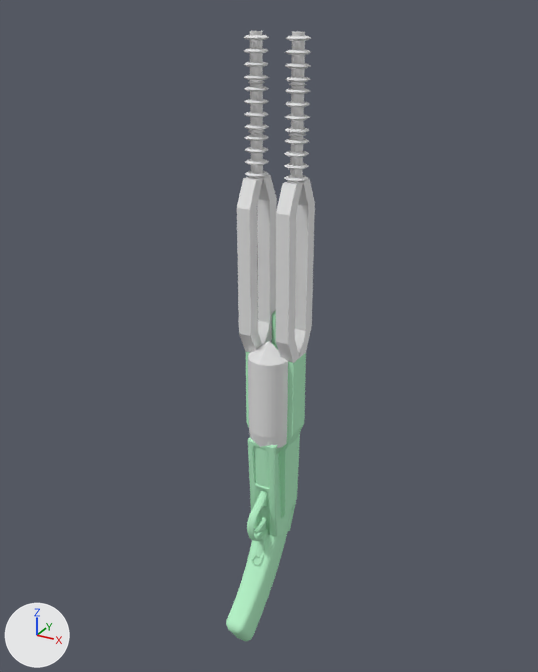
The Blender file dev_files_donot_use_for_server/blender_files/jdeivid/ruina/v1/radar_gun_v1.blend: old version first, new version second.
Both versions are drawn from a camera (50 mm lens) standing at (23.7, -41.2, 42.2) and looking at (0.0, 2.0, 20.7). Lighting does not change. The marker at lower left points along +X, +Y and +Z.

Names of what the first picture shows: 'radar_gun_v1'.
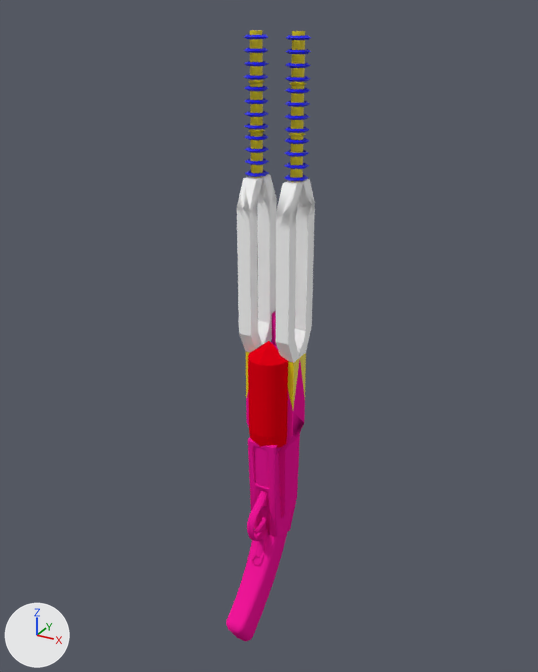
The edits, one by one:
Material 'c_tele_shotgun' (mat_c_tele_shotgun) changes colour from green #b6f1c7 to pink #f11799; in linear values from (0.465, 0.88, 0.572) to (0.88, 0.00832, 0.32).
Material 'c_frying_pan_gold.001' (mat_c_frying_pan_gold_001) changes colour from white #e7e7e7 to yellow #e7d200; in linear values from (0.8, 0.8, 0.8) to (0.8, 0.643, 0.0).
Material 'blue.001' (mat_blue_001) changes colour from white #e7e7e7 to blue #0003e7; in linear values from (0.8, 0.8, 0.8) to (0.0, 0.00099, 0.8).
Material 'neon_red_solid.001' (mat_neon_red_solid_001) is new.
Its base color is (0.817, 0.0, 0.00784) (red #e90016).
Material 'painted_wood_01' (mat_painted_wood_01) is new.
Its base color is (1.0, 1.0, 1.0) (white #ffffff).
me_c_tele_shotgun is used by ob_radar_gun_v1; location (0.0, 0.0, 0.0).
me_c_tele_shotgun had 2110 vertices, 2158 faces, 27 loose edges and spanned x 0.0..2.3, y -3.8..5.4, z -4.4..41.0.
me_c_tele_shotgun now has 4051 vertices, 8002 faces and spans x -2.3..2.3, y -3.8..5.4, z -4.4..41.0.
me_c_tele_shotgun part 1: a new loose piece, a 32-sided cylinder along z spanning x -1.91..-1.09, y 2.59..3.41, z 31.81..34.79, in mat_c_frying_pan_gold_001 (yellow #e7d200).
me_c_tele_shotgun part 2: a new loose piece, a 32-sided cylinder along z spanning x -1.91..-1.09, y 2.59..3.41, z 34.91..37.89, in mat_c_frying_pan_gold_001 (yellow #e7d200).
me_c_tele_shotgun part 3: a new loose piece, a 32-sided cylinder along z spanning x -1.91..-1.09, y 2.59..3.41, z 38.01..40.99, in mat_c_frying_pan_gold_001 (yellow #e7d200).
me_c_tele_shotgun part 4: 31 vertices removed from x 0.0..1.1, y 0.7..5.3, z 3.8..12.4; 1780 vertices added at x -2.3..0.0, y -3.8..5.3, z -4.3..40.7.
me_c_tele_shotgun no longer uses material mat_glow_inner_001 (white #e7e7e7).
me_c_tele_shotgun no longer uses material mat_blue_test_001 (white #e7e7e7).
me_c_tele_shotgun now uses material mat_painted_wood_01 (white #ffffff).
me_c_tele_shotgun now uses material mat_neon_red_solid_001 (red #e90016).
Object 'radar_gun_v1' (ob_radar_gun_v1) loses its MIRROR modifier named 'Mirror'.

Pixel boxes (x1, y1, x2, y2) of what changed, in the pictures (538 x 672 px):
'radar_gun_v1', recoloured, reshaped, modifiers changed
    before: (226, 31, 315, 641)
    after: (226, 30, 315, 641)
part 1 of me_c_tele_shotgun, added
    after: (251, 133, 263, 178)
part 2 of me_c_tele_shotgun, added
    after: (250, 83, 263, 130)
part 3 of me_c_tele_shotgun, added (yellow)
    after: (250, 30, 263, 81)
part 4 of me_c_tele_shotgun, built on
    before: (249, 438, 276, 533)
    after: (226, 34, 277, 639)
